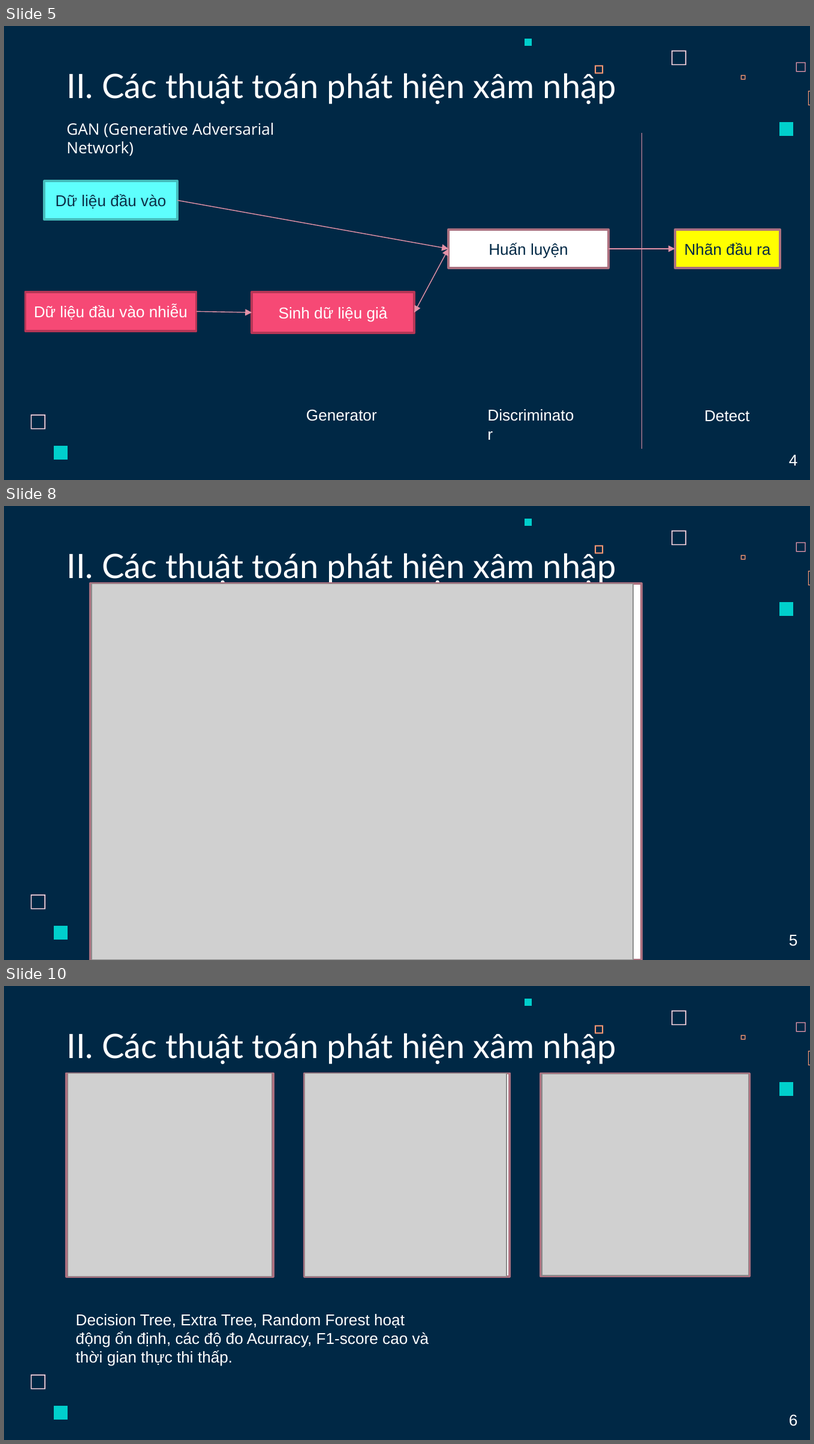
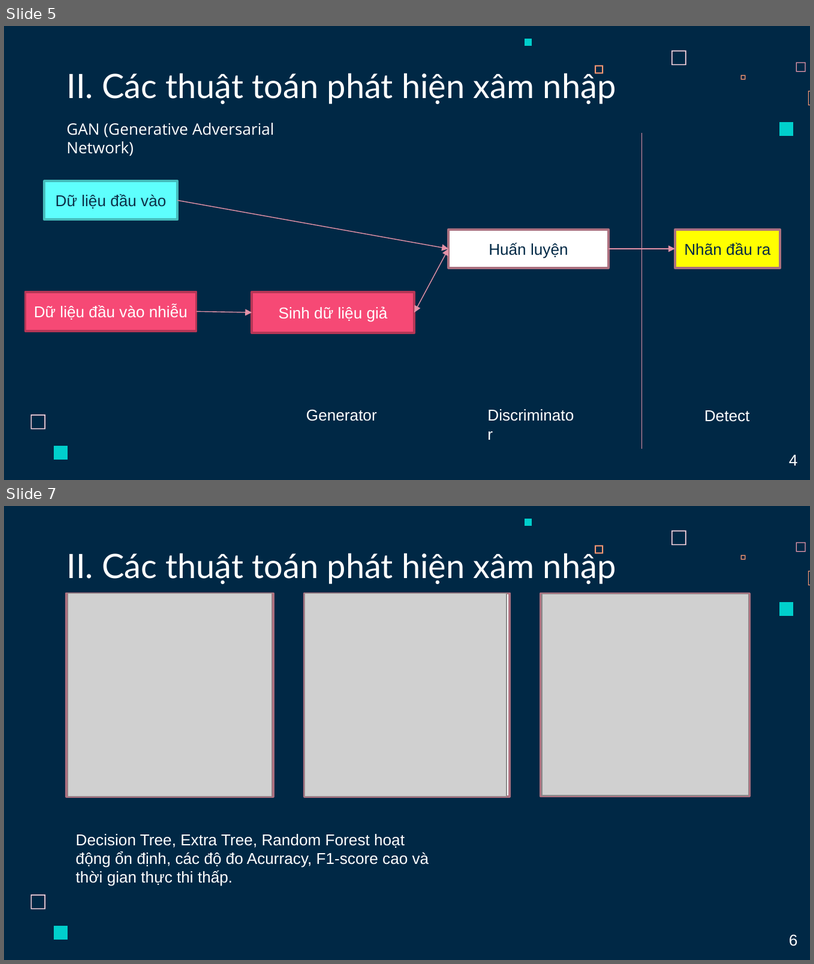
Before and after one commit to dattruongquoc0206/Intrusion-Detection-System, a slide deck: IE105-Introduction-to-information-assurance-and-security/Tim hieu cac thuat toan phat hien xam nhap.pptx. Shown one above the other, each under a label of ours: slides 5, 8 and 10 before the commit, slides 5 and 7 after it; the slides between them are not shown. The pictures are 814x1444 and 814x964 pixels, drawn with LibreOffice and Linux fonts; fonts in the diff are those of the drawing; grey boxes stand for pictures. Boxes give left, top, right and bottom in pixels: in the first picture for what was removed or moved away, otherwise in the second. Text is boxed around its words. In the diff, an @@ line names an element or a change of style, - is before the commit and + after.

```diff
--- a/IE105-Introduction-to-information-assurance-and-security/Tim hieu cac thuat toan phat hien xam nhap.pptx
+++ b/IE105-Introduction-to-information-assurance-and-security/Tim hieu cac thuat toan phat hien xam nhap.pptx
@@ slide 8 removed at bbox=[4, 506, 810, 960], background #002845; not listed: 9 template elements that a slide beside it also shows @@
@@ title removed at bbox=[66, 549, 617, 584] @@
-II. Các thuật toán phát hiện xâm nhập
@@ rectangle removed at bbox=[90, 583, 642, 960] @@
@@ picture removed at bbox=[92, 583, 634, 959] @@
@@ text removed at bbox=[789, 934, 798, 946] @@
-5
@@ what was slide 10 is now slide 7 @@
```
Also in this commit, not shown: 4 slides changed, 2 other slides removed, 3 other files.
